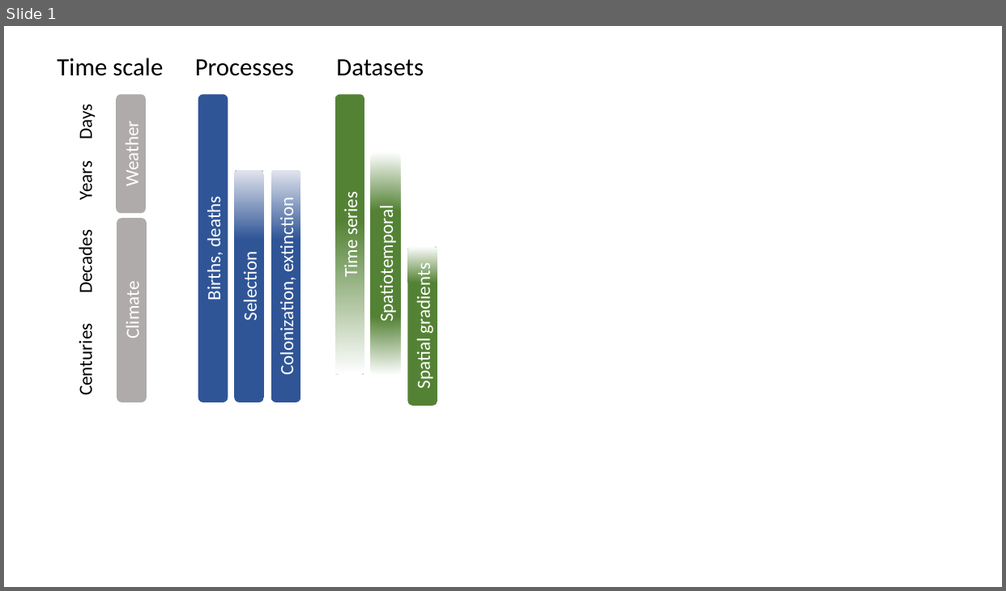
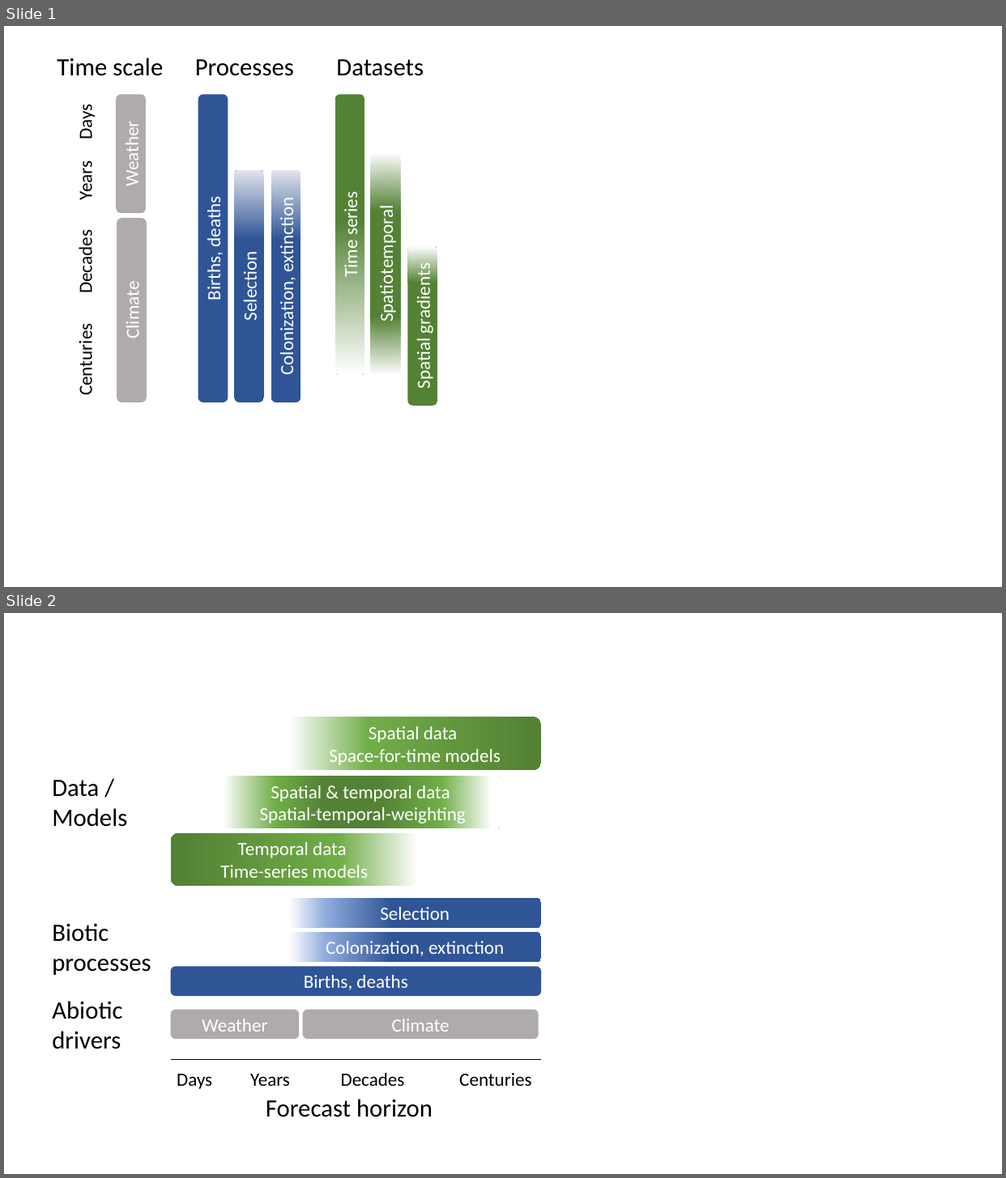
Before and after one commit to pbadler/space-time-forecast, a slide deck: doc/fast-slow-figure.pptx. Shown one above the other, each under a label of ours: slide 1 before the commit, slides 1 and 2 after it. The pictures are 1006x591 and 1006x1178 pixels, drawn with LibreOffice and Linux fonts; fonts in the diff are those of the drawing. Boxes give left, top, right and bottom in pixels: in the first picture for what was removed or moved away, otherwise in the second. Text is boxed around its words. In the diff, an @@ line names an element or a change of style, - is before the commit and + after.

Commit message:
Revised conceptual fig

```diff
--- a/doc/fast-slow-figure.pptx
+++ b/doc/fast-slow-figure.pptx
@@ slide 2 added at (4,613,1002,1174), background #FFFFFF @@
@@ rounded rectangle added at (288,717,541,770), fill gradient #FFFFFF to #70AD47 to #548235, 18 pt, text #FFFFFF @@
+Spatial data
+Space-for-time models
@@ text added at (52,780,127,827), 24 pt, text #000000 @@
+Data /
+Models
@@ rounded rectangle added at (223,776,503,829), fill gradient #FFFFFF to #70AD47 to #548235, 18 pt, text #FFFFFF @@
+Spatial & temporal data
+Spatial-temporal-weighting
@@ rounded rectangle added at (171,833,419,886), fill gradient #FFFFFF to #70AD47 to #548235, 18 pt, text #FFFFFF @@
+Temporal data
+Time-series models
@@ rounded rectangle added at (288,898,541,928), fill gradient #FFFFFF to #8FAADC to #2F5597, 18 pt, text #FFFFFF @@
+Selection
@@ text added at (52,923,151,975), 24 pt, text #000000 @@
+Biotic
+processes
@@ rounded rectangle added at (288,933,541,963), fill gradient #FFFFFF to #8FAADC to #2F5597, 18 pt, text #FFFFFF @@
+Colonization, extinction
@@ rounded rectangle added at (171,966,542,996), fill #2F5597, 18 pt, text #FFFFFF @@
+Births, deaths
@@ text added at (52,1001,122,1050), 24 pt, text #000000 @@
+Abiotic
+drivers
@@ rounded rectangle added at (171,1010,300,1040), fill #AFABAB, 18 pt, text #FFFFFF @@
+Weather
@@ rounded rectangle added at (303,1010,539,1040), fill #AFABAB, 18 pt, text #FFFFFF @@
+Climate
@@ line added from (171, 1060) to (542, 1060), #000000 1.5 pt @@
@@ text added at (177,1073,531,1089), 18 pt, text #000000 @@
+Days Years Decades Centuries
@@ text added at (266,1099,432,1118), 24 pt, text #000000 @@
+Forecast horizon
```
